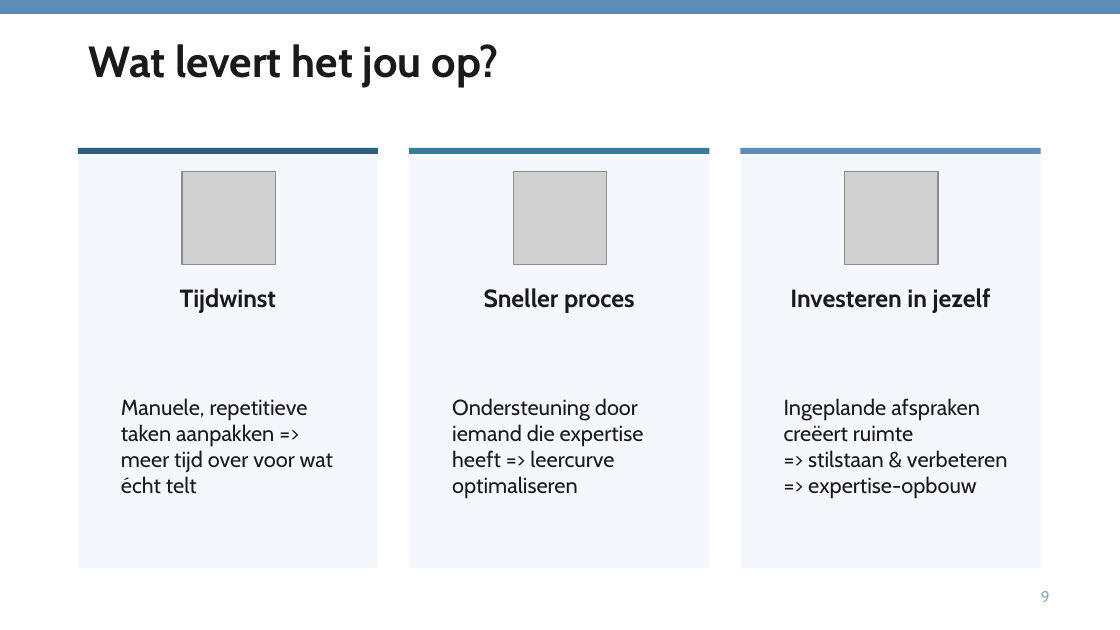
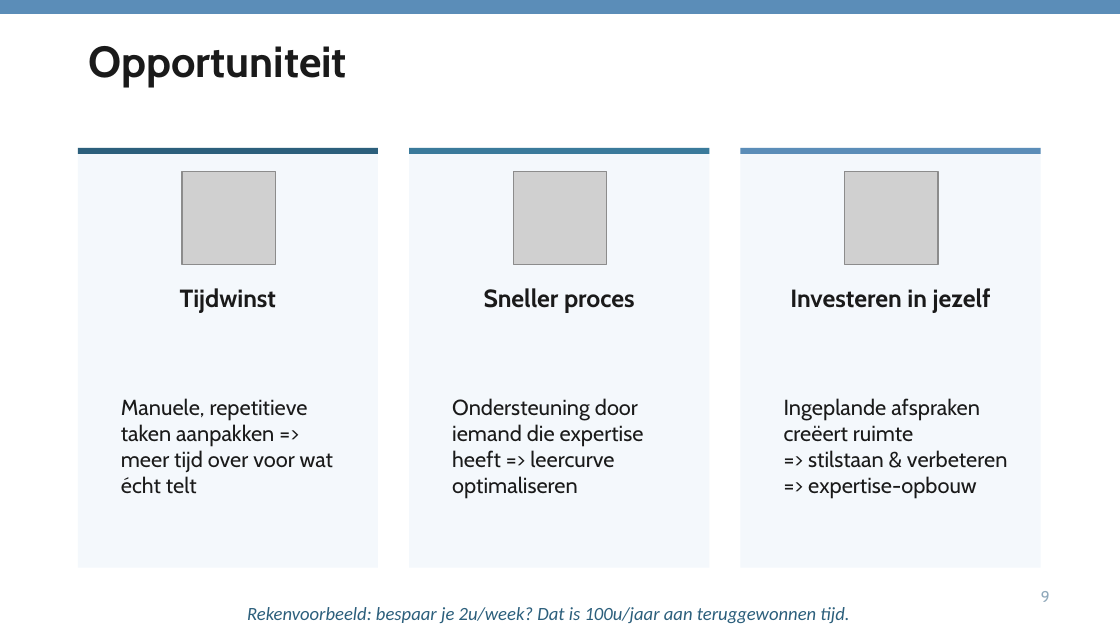
Before and after one commit to wimpierson/wim-claude-context, a slide deck: slide 6 of WWWim_Propositie.pptx (slide 8 before the commit). Drawn at 1120x630 pixels with LibreOffice and Linux fonts; fonts in the diff are those of the drawing; grey boxes stand for pictures. Boxes give left, top, right and bottom in pixels: in the first picture for what was removed or moved away, otherwise in the second. Text is boxed around its words. In the diff, an @@ line names an element or a change of style, - is before the commit and + after.

```diff
--- a/WWWim_Propositie.pptx
+++ b/WWWim_Propositie.pptx
@@ text at bbox=[89, 46, 347, 87]: text changed @@
-Wat levert het jou op?
+Opportuniteit
@@ text added at bbox=[247, 607, 849, 623], 12 pt, text #2C5F7C, italic @@
+Rekenvoorbeeld: bespaar je 2u/week? Dat is 100u/jaar aan teruggewonnen tijd.
```
Also in this commit, not shown: 12 other slides changed, 1 slide added.
